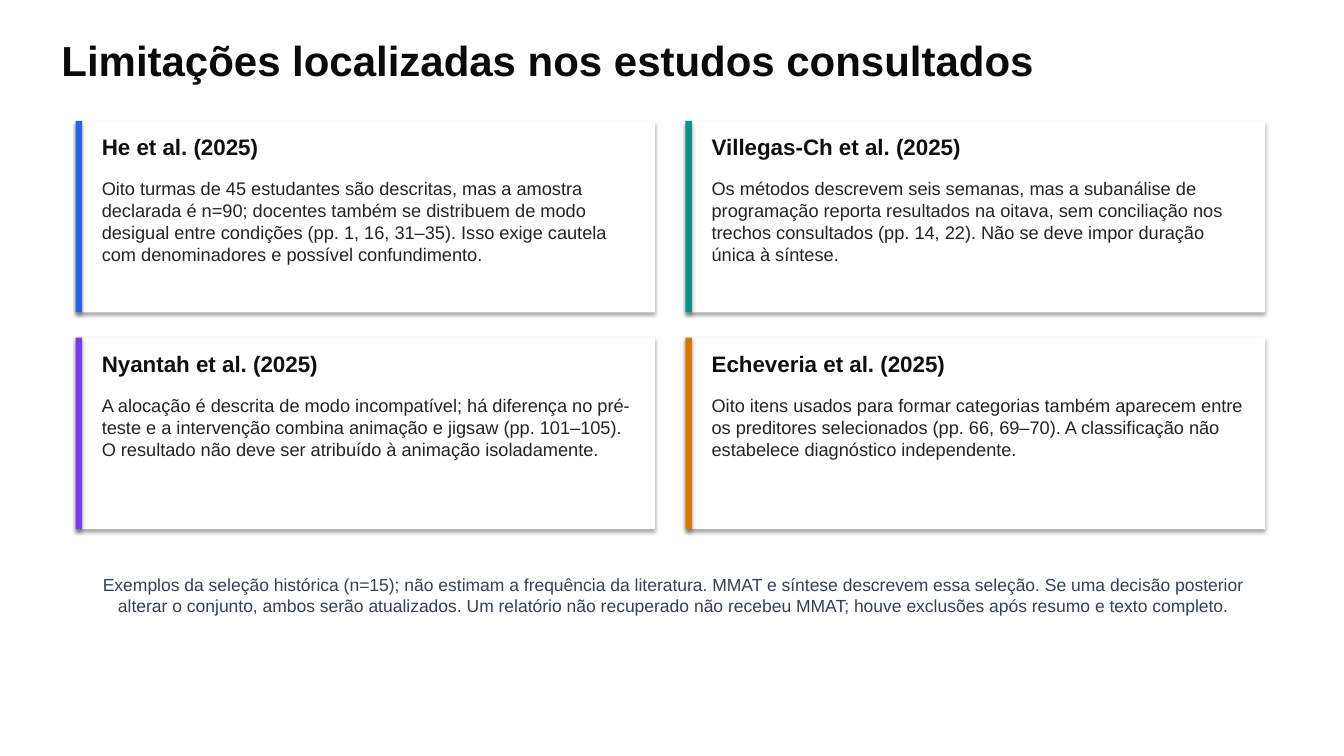
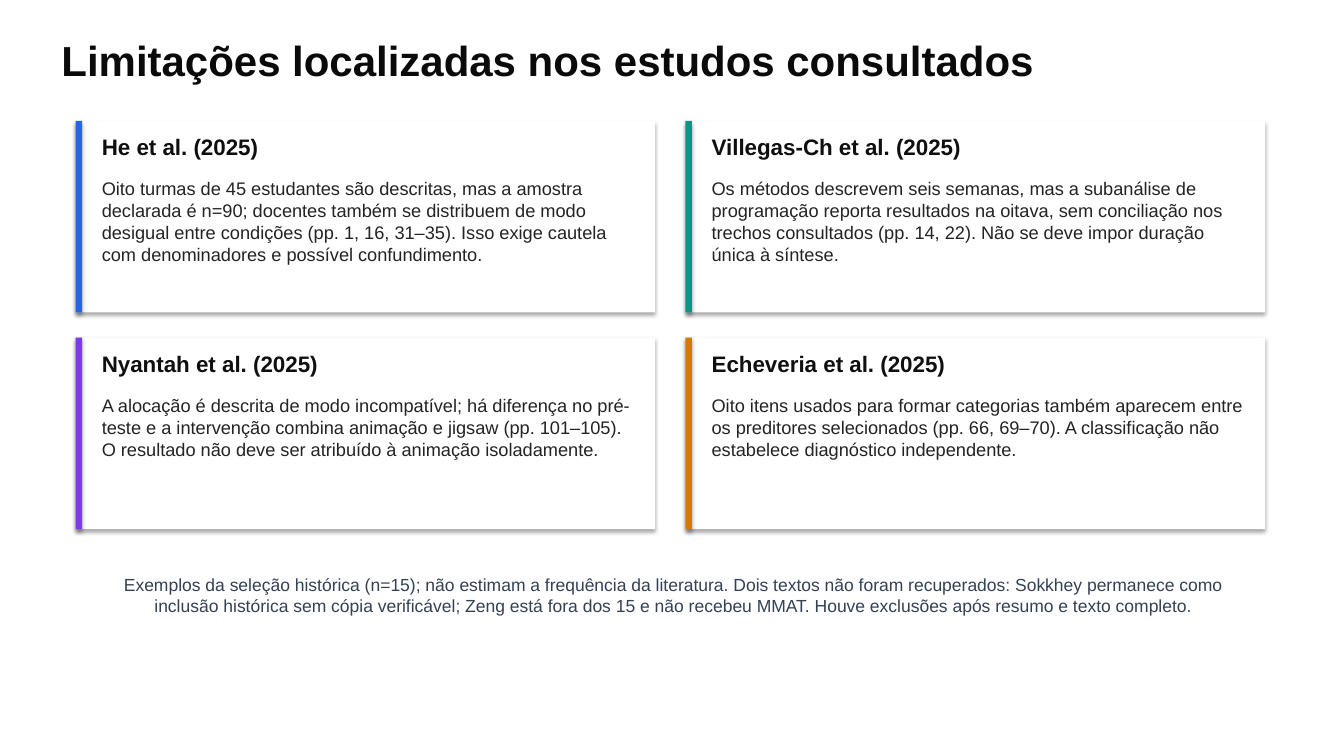
Before and after one commit to thalesfb/ccw, a slide deck: slide 15 of results/tcc/presentation/ensino_personalizado_de_matematica_tcc.pptx. Drawn at 1344x756 pixels with LibreOffice and Linux fonts; fonts in the diff are those of the drawing. Boxes give left, top, right and bottom in pixels: in the first picture for what was removed or moved away, otherwise in the second. Text is boxed around its words. In the diff, an @@ line names an element or a change of style, - is before the commit and + after.

Commit message:
:memo: docs(tcc): reconcile Sokkhey retrieval flow

```diff
--- a/results/tcc/presentation/ensino_personalizado_de_matematica_tcc.pptx
+++ b/results/tcc/presentation/ensino_personalizado_de_matematica_tcc.pptx
@@ text at [124, 578, 1222, 616]: text changed @@
-Exemplos da seleção histórica (n=15); não estimam a frequência da literatura. MMAT e síntese descrevem essa seleção. Se uma decisão posterior alterar o conjunto, ambos serão atualizados. Um relatório não recuperado não recebeu MMAT; houve exclusões após resumo e texto completo.
+Exemplos da seleção histórica (n=15); não estimam a frequência da literatura. Dois textos não foram recuperados: Sokkhey permanece como inclusão histórica sem cópia verificável; Zeng está fora dos 15 e não recebeu MMAT. Houve exclusões após resumo e texto completo.
```
Also in this commit, not shown: 3 other slides changed, 55 other files.
